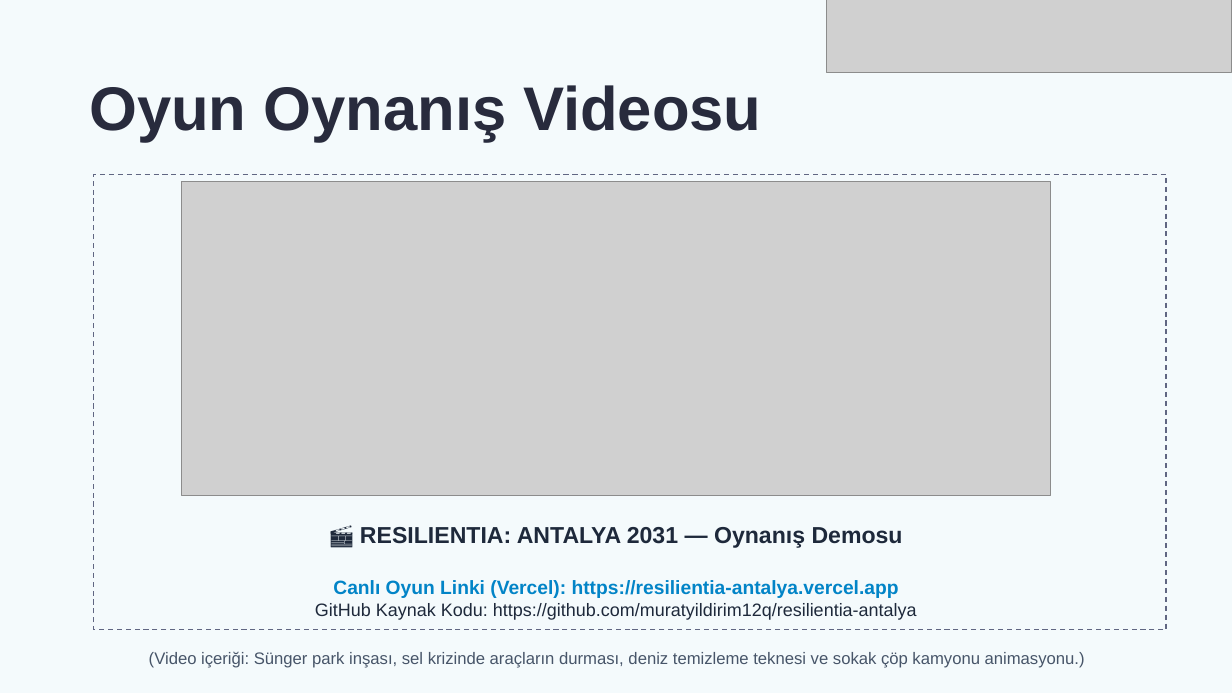
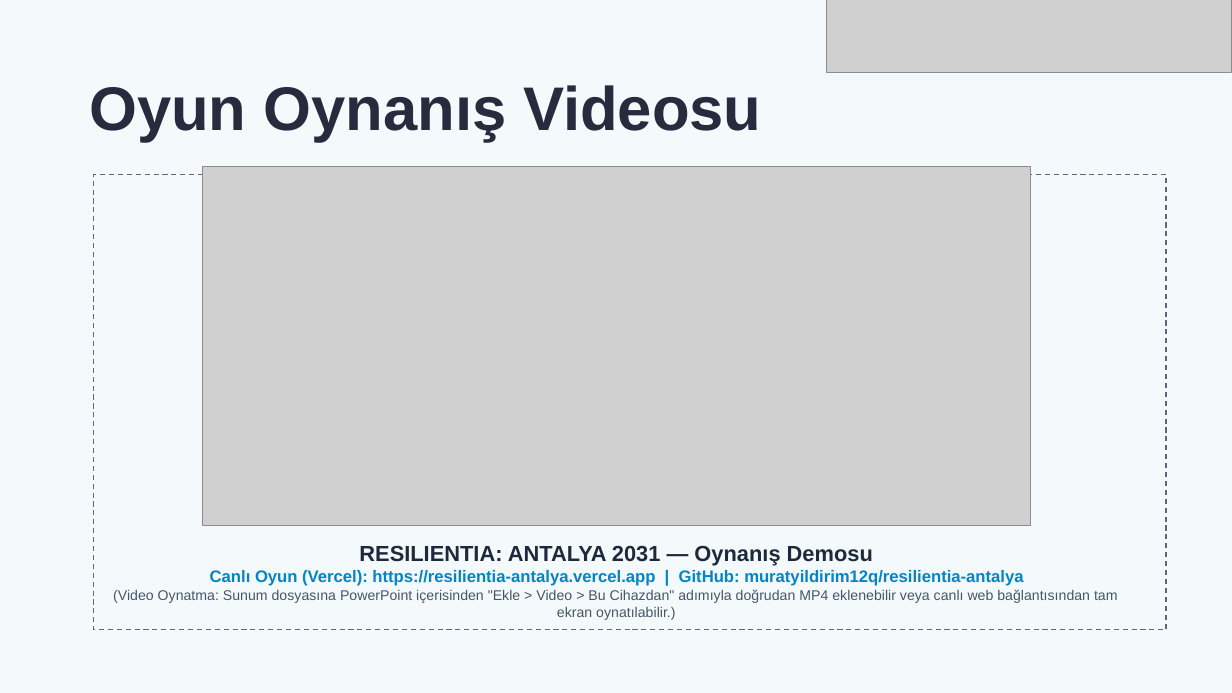
Before and after one commit to muratyildirim12q/resilientia-antalya, a slide deck: slide 5 of RESILIENTIA_ANTALYA_2031_SUNUM.pptx. Drawn at 1232x693 pixels with LibreOffice and Linux fonts; fonts in the diff are those of the drawing; grey boxes stand for pictures. Boxes give left, top, right and bottom in pixels: in the first picture for what was removed or moved away, otherwise in the second. Text is boxed around its words. In the diff, an @@ line names an element or a change of style, - is before the commit and + after.

Commit message:
docs: guncel sunum sablonu, canli oyun ici goruntuleri ve seffaf logo entegrasyonu

```diff
--- a/RESILIENTIA_ANTALYA_2031_SUNUM.pptx
+++ b/RESILIENTIA_ANTALYA_2031_SUNUM.pptx
@@ picture: place and size @@
-picture at box(182, 182, 1052, 495)
+picture at box(202, 166, 1031, 525)
@@ text at box(113, 545, 1118, 620): text changed; size 13 to 11 pt; text colour #1E293B to #475569 @@
-🎬 RESILIENTIA: ANTALYA 2031 — Oynanış Demosu
-Canlı Oyun Linki (Vercel): https://resilientia-antalya.vercel.app
-GitHub Kaynak Kodu: https://github.com/muratyildirim12q/resilientia-antalya
-(Video içeriği: Sünger park inşası, sel krizinde araçların durması, deniz temizleme teknesi ve sokak çöp kamyonu animasyonu.)
+RESILIENTIA: ANTALYA 2031 — Oynanış Demosu
+Canlı Oyun (Vercel): https://resilientia-antalya.vercel.app | GitHub: muratyildirim12q/resilientia-antalya
+(Video Oynatma: Sunum dosyasına PowerPoint içerisinden "Ekle > Video > Bu Cihazdan" adımıyla doğrudan MP4 eklenebilir veya canlı web bağlantısından tam ekran oynatılabilir.)
```
Also in this commit, not shown: 8 other slides changed, 1 slide added, 1 slide removed, 5 other files.
